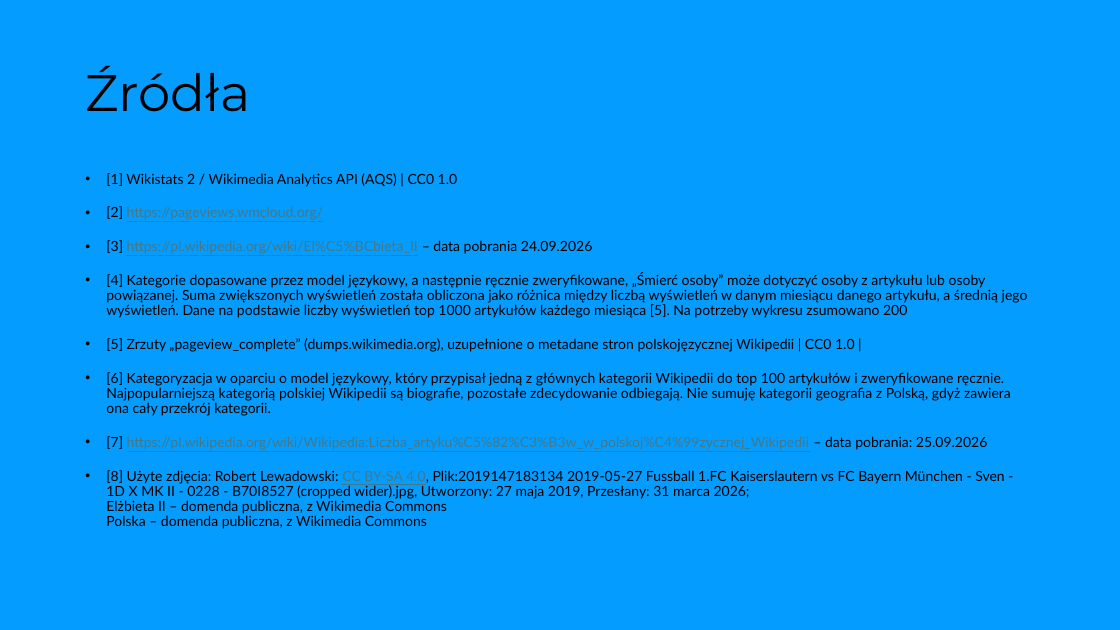
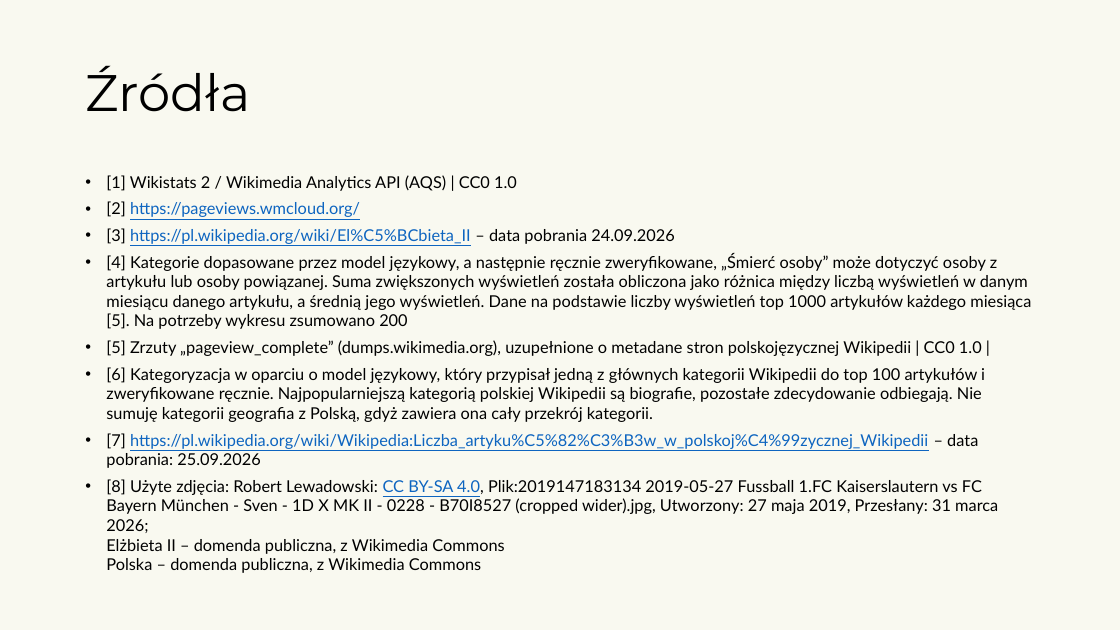
Before and after one commit to kotlarekm/BI_NGO_Wikipedia, a slide deck: slide 12 of storytelling/Storytelling.pptx (slide 11 before the commit). Drawn at 1120x630 pixels with LibreOffice and Linux fonts; fonts in the diff are those of the drawing; background and template pictures are left out. Boxes give left, top, right and bottom in pixels: in the first picture for what was removed or moved away, otherwise in the second. Text is boxed around its words. In the diff, an @@ line names an element or a change of style, - is before the commit and + after.

```diff
--- a/storytelling/Storytelling.pptx
+++ b/storytelling/Storytelling.pptx
@@ background #049DFF to #F9F9F0 @@
@@ text "[1] Wikistats 2 / Wikimedia ..." at [106, 175, 1031, 573]: size 12 to 14 pt; text colour #467886 to #0E65C0 in "https://pageviews.wmcloud.org/", "https://pl.wikipedia.org/wiki/El%C5%BCbieta_II", "https://pl.wikipedia.org/wiki/Wikipedia:Liczba_artyku%C5%82% ...", "CC BY-SA 4.0,"; line spacing 0.9 to 1; less space between paragraphs @@
```
Also in this commit, not shown: 10 other slides changed, 1 slide added, 1 other file.
